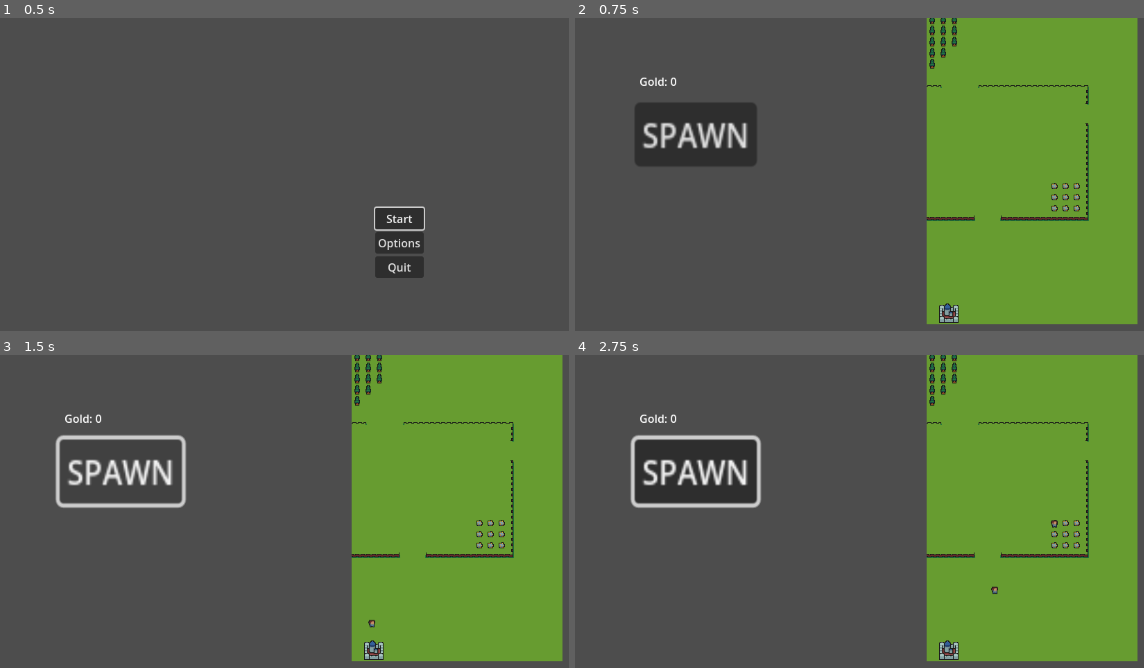
Above: before the commit, frames 1-4 (two rows, left to right).
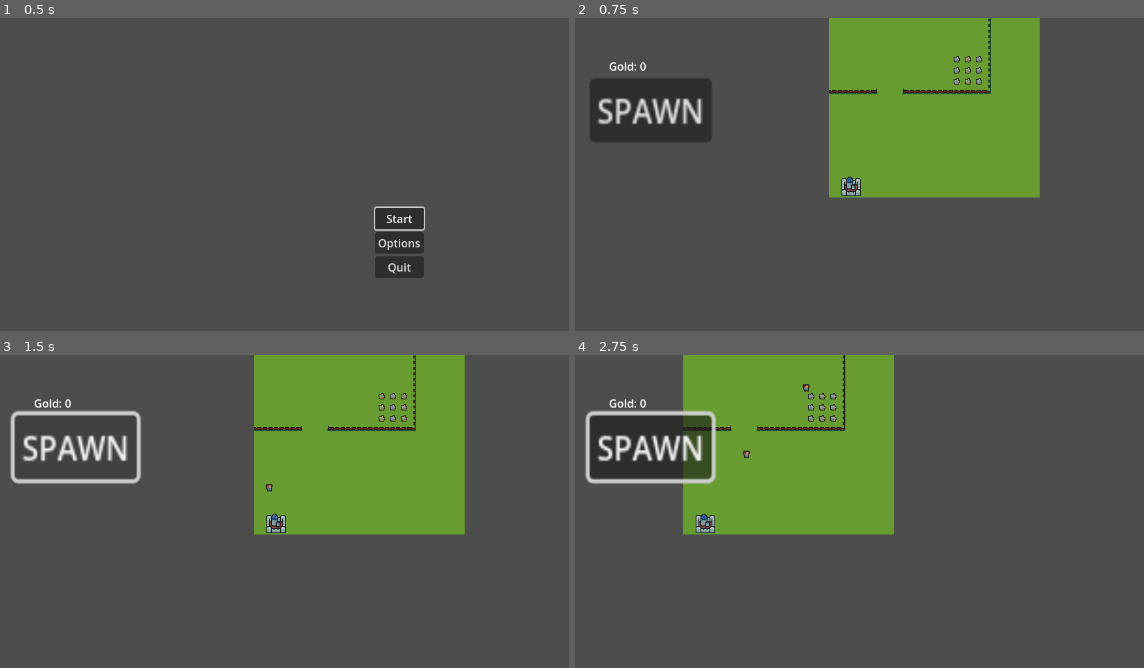
Above: after the commit, the same moments.

Repository: AndreastiUia/BachelorProject
Game: Godot game, scene res://menu.tscn
Two runs of this game, one before a commit and one after it. Both use one fixed random seed, a clock stepped at 60 frames per second and the inputs below.
Inputs (mouse positions are in pixels of both pictures, inside the frame that each line leads up to):
- Up to frame 1 (0.5 s): no input
- Up to frame 2 (0.75 s): click "Start" at 0.5 s
- Up to frame 3 (1.5 s): click "SPAWN" at 1.25 s
- Up to frame 4 (2.75 s): tap Enter at 2 s; move the mouse to (outside the picture) at 2.02 s; press the mouse at (outside the picture) at 2.03 s; hold Right (ui_right) from 2.03 s (still down)

Frame 1 is identical in both runs. In frame 2, 41% of the frame differs, in the area x 2-99%, y 0-98%; in frame 3, 39%; in frame 4, 62%, in the area x 1-99%, y 0-98%.

Commit message:
Added camera movement with both arrow keys and mouse at edge

Diff:
--- /dev/null
+++ b/Camera2D.gd
@@ -0,0 +1,42 @@
+extends Camera2D
+
+# Threshold for where it register mouse near the edge ( in pixels)
+var edge_threshold = 10.0
+var camera_speed = 300.0
+
+func _process(delta):
+	# Used for getting size of game windows
+	var viewport_rect = get_viewport_rect()
+	# Used for getting mouse position
+	var mouse_pos = get_local_mouse_position()
+
+	var arrow_movement = Vector2()
+
+	# Camera movement with arrow keys.
+	if Input.is_action_pressed("ui_right"):
+		arrow_movement.x += 1
+	if Input.is_action_pressed("ui_left"):
+		arrow_movement.x -= 1
+	if Input.is_action_pressed("ui_down"):
+		arrow_movement.y += 1
+	if Input.is_action_pressed("ui_up"):
+		arrow_movement.y -= 1
+
+
+
+	# Check mouse position and update movement vector if near the screen edge
+	if mouse_pos.x < edge_threshold:
+		arrow_movement.x -= 1
+	elif mouse_pos.x > viewport_rect.size.x - edge_threshold:
+		arrow_movement.x += 1
+
+	if mouse_pos.y < edge_threshold:
+		arrow_movement.y -= 1
+	elif mouse_pos.y > viewport_rect.size.y - edge_threshold:
+		arrow_movement.y += 1
+
+	# Constant camera movement speed in all directions.
+	arrow_movement = arrow_movement.normalized()
+
+	# Move the camera based on arrow key and mouse input
+	global_position += arrow_movement * camera_speed * delta
--- a/World.tscn
+++ b/World.tscn
@@ -1,8 +1,9 @@
-[gd_scene load_steps=6 format=3 uid="uid://dv48c1hfsupwh"]
+[gd_scene load_steps=7 format=3 uid="uid://dv48c1hfsupwh"]
 
 [ext_resource type="Script" path="res://world.gd" id="1_jbqlk"]
 [ext_resource type="Texture2D" uid="uid://cfjo1jnl5l27e" path="res://tinyFantazyTileSet/tiny fantasy rpg_strategy.png" id="1_yo7l1"]
 [ext_resource type="Script" path="res://TileMap.gd" id="3_hjf80"]
+[ext_resource type="Script" path="res://Camera2D.gd" id="4_p5x22"]
 
 [sub_resource type="TileSetAtlasSource" id="TileSetAtlasSource_4gbcf"]
 texture = ExtResource("1_yo7l1")
@@ -109,6 +110,7 @@
 script = ExtResource("1_jbqlk")
 
 [node name="TileMap" type="TileMap" parent="."]
+position = Vector2(366, 260)
 tile_set = SubResource("TileSet_iwlt4")
 format = 2
 layer_0/name = "Ground"
@@ -118,19 +120,21 @@
 script = ExtResource("3_hjf80")
 
 [node name="Camera2D" type="Camera2D" parent="."]
-position = Vector2(69, -118)
+position = Vector2(0, 1)
+anchor_mode = 0
+script = ExtResource("4_p5x22")
 
 [node name="gold" type="Label" parent="Camera2D"]
-offset_left = -483.0
-offset_top = -244.0
-offset_right = -443.0
-offset_bottom = -221.0
+offset_left = 49.0
+offset_top = 58.0
+offset_right = 89.0
+offset_bottom = 81.0
 
 [node name="Button" type="Button" parent="Camera2D"]
-offset_left = -490.0
-offset_top = -202.0
-offset_right = -482.0
-offset_bottom = -194.0
+offset_left = 21.0
+offset_top = 87.0
+offset_right = 86.0
+offset_bottom = 118.0
 scale = Vector2(2.71312, 2.97661)
 text = "SPAWN"
 
--- a/bot.tscn
+++ b/bot.tscn
@@ -16,9 +16,10 @@
 [node name="bot" type="CharacterBody2D" parent="."]
 
 [node name="CollisionShape2D" type="CollisionShape2D" parent="bot"]
+position = Vector2(360, 248)
 shape = SubResource("RectangleShape2D_fbhmt")
 
 [node name="Sprite2D" type="Sprite2D" parent="."]
-position = Vector2(1, 1.36182)
+position = Vector2(360, 248)
 scale = Vector2(1, 0.954772)
 texture = SubResource("AtlasTexture_md5yk")
